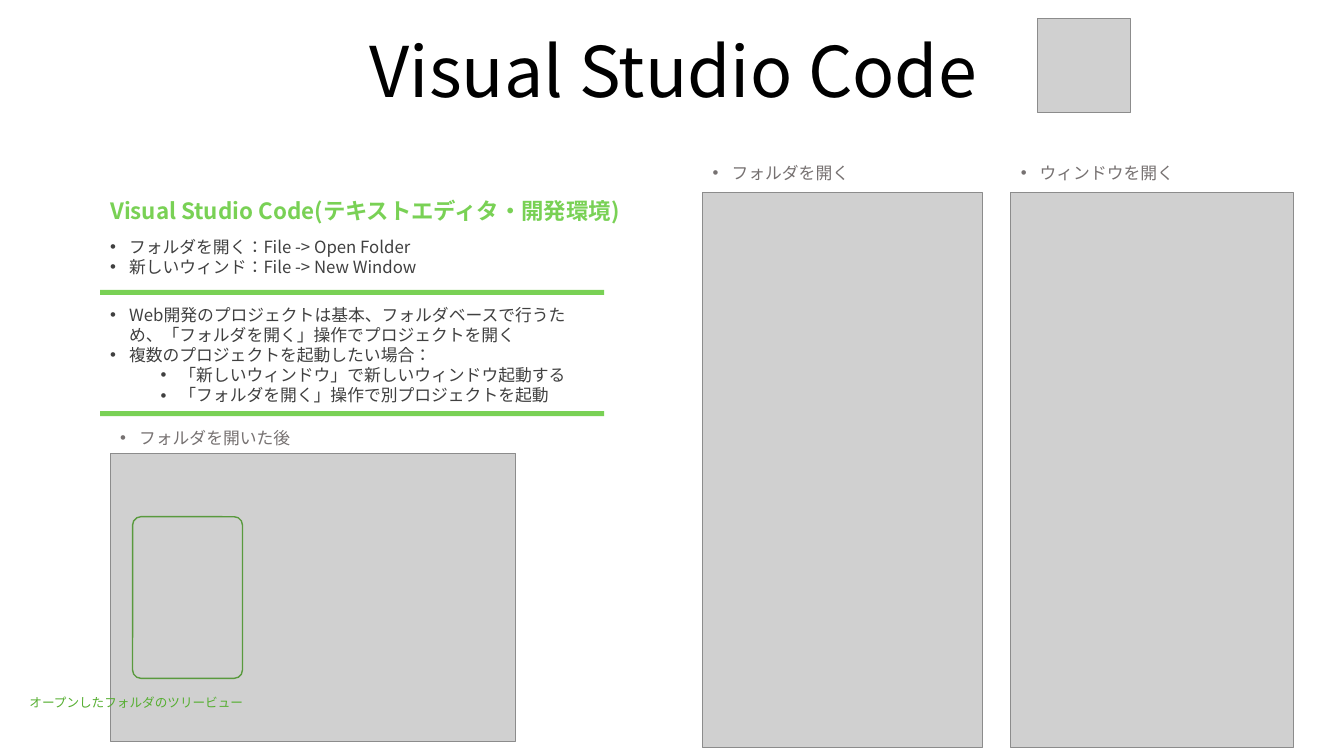
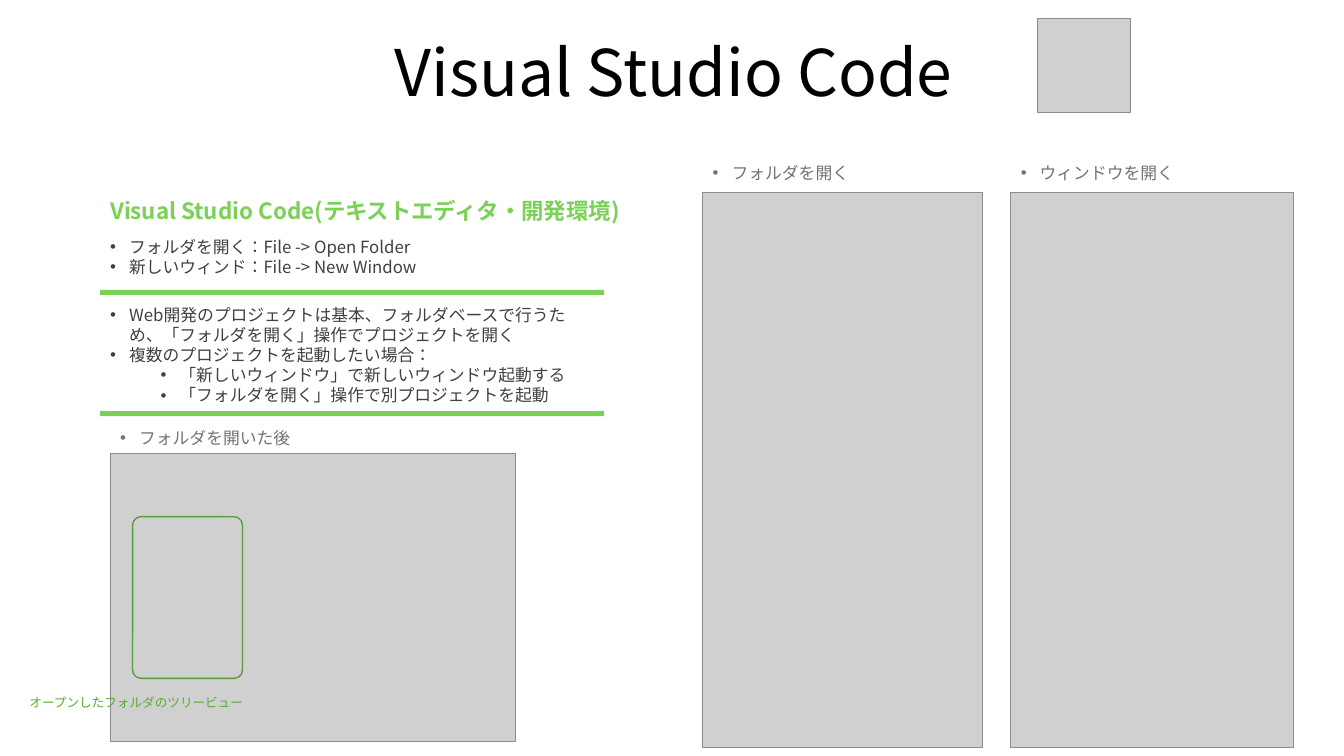
Before and after one commit to nadollin/Web-Education, a slide deck: slide 7 of Lecture 2/VSCode_jp.pptx (slide 5 before the commit). Drawn at 1344x756 pixels with LibreOffice and Linux fonts; fonts in the diff are those of the drawing; grey boxes stand for pictures. Boxes give left, top, right and bottom in pixels: in the first picture for what was removed or moved away, otherwise in the second. Text is boxed around its words. In the diff, an @@ line names an element or a change of style, - is before the commit and + after.

```diff
--- a/Lecture 2/VSCode_jp.pptx
+++ b/Lecture 2/VSCode_jp.pptx
@@ text "Visual Studio Code" at (395, 45, 952, 97): size 50 to 45.9 pt @@
```
Also in this commit, not shown: 5 other slides changed, 2 slides added, 1 other file.
